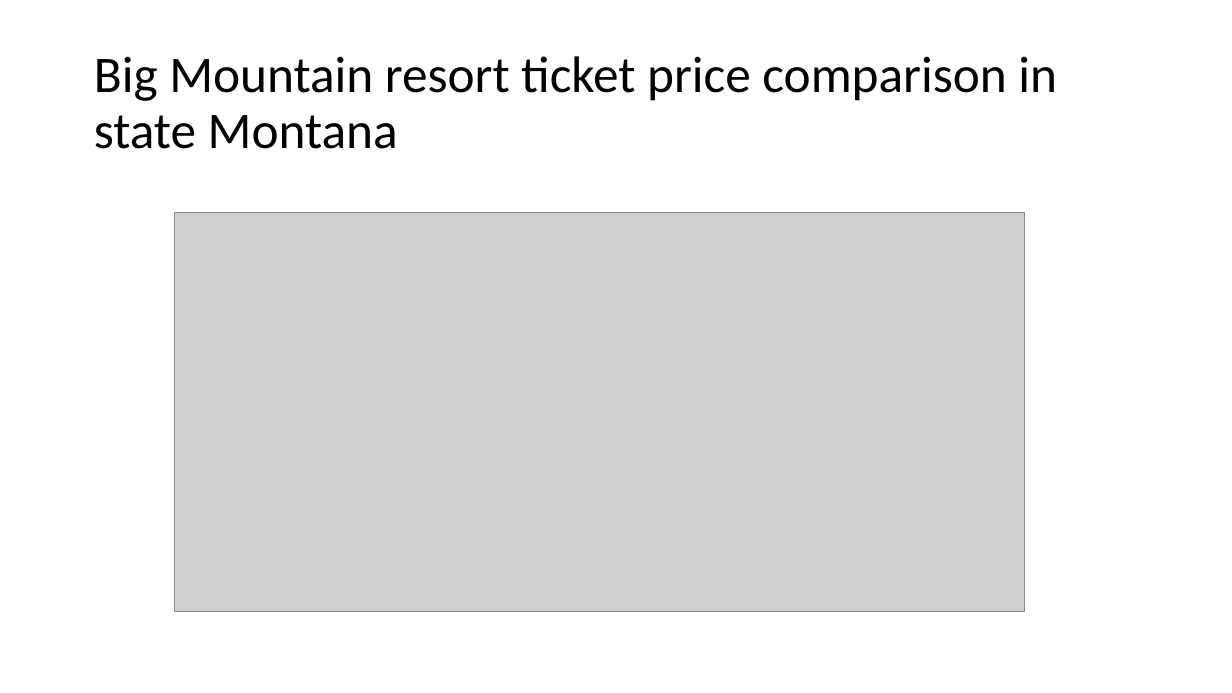
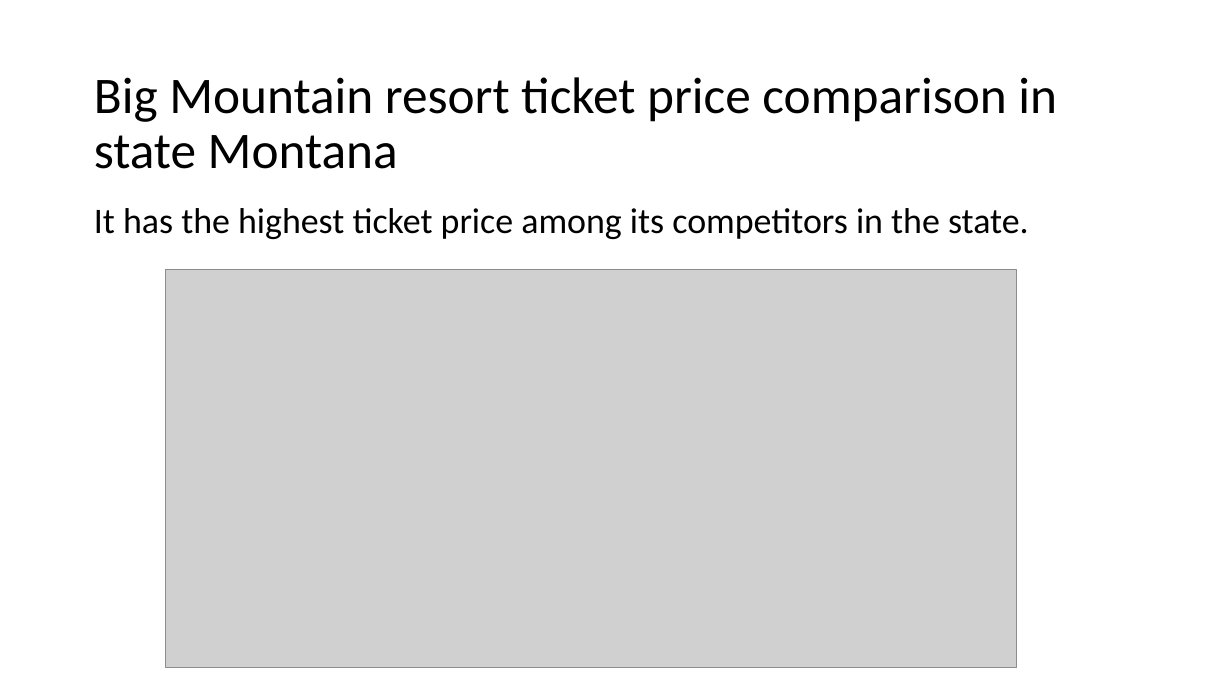
Before and after one commit to shubhamnjain23/DataScienceGuidedCapstone, a slide deck: slide 3 of Guided_Capstone_Slide_Deck.pptx (slide 2 before the commit). Drawn at 1232x693 pixels with LibreOffice and Linux fonts; fonts in the diff are those of the drawing; grey boxes stand for pictures. Boxes give left, top, right and bottom in pixels: in the first picture for what was removed or moved away, otherwise in the second. Text is boxed around its words. In the diff, an @@ line names an element or a change of style, - is before the commit and + after.

```diff
--- a/Guided_Capstone_Slide_Deck.pptx
+++ b/Guided_Capstone_Slide_Deck.pptx
@@ title "Big Mountain resort ticket price ...": place and size @@
-title "Big Mountain resort ticket price ..." at [94, 56, 1057, 149]
+title "Big Mountain resort ticket price ..." at [94, 77, 1057, 169]
@@ text added at [94, 208, 1029, 239], 28 pt, text #000000 @@
+It has the highest ticket price among its competitors in the state.
@@ picture: place and size @@
-picture at [175, 213, 1025, 612]
+picture at [165, 269, 1016, 668]
```
Also in this commit, not shown: 2 other slides changed, 3 slides added, 1 other file.
